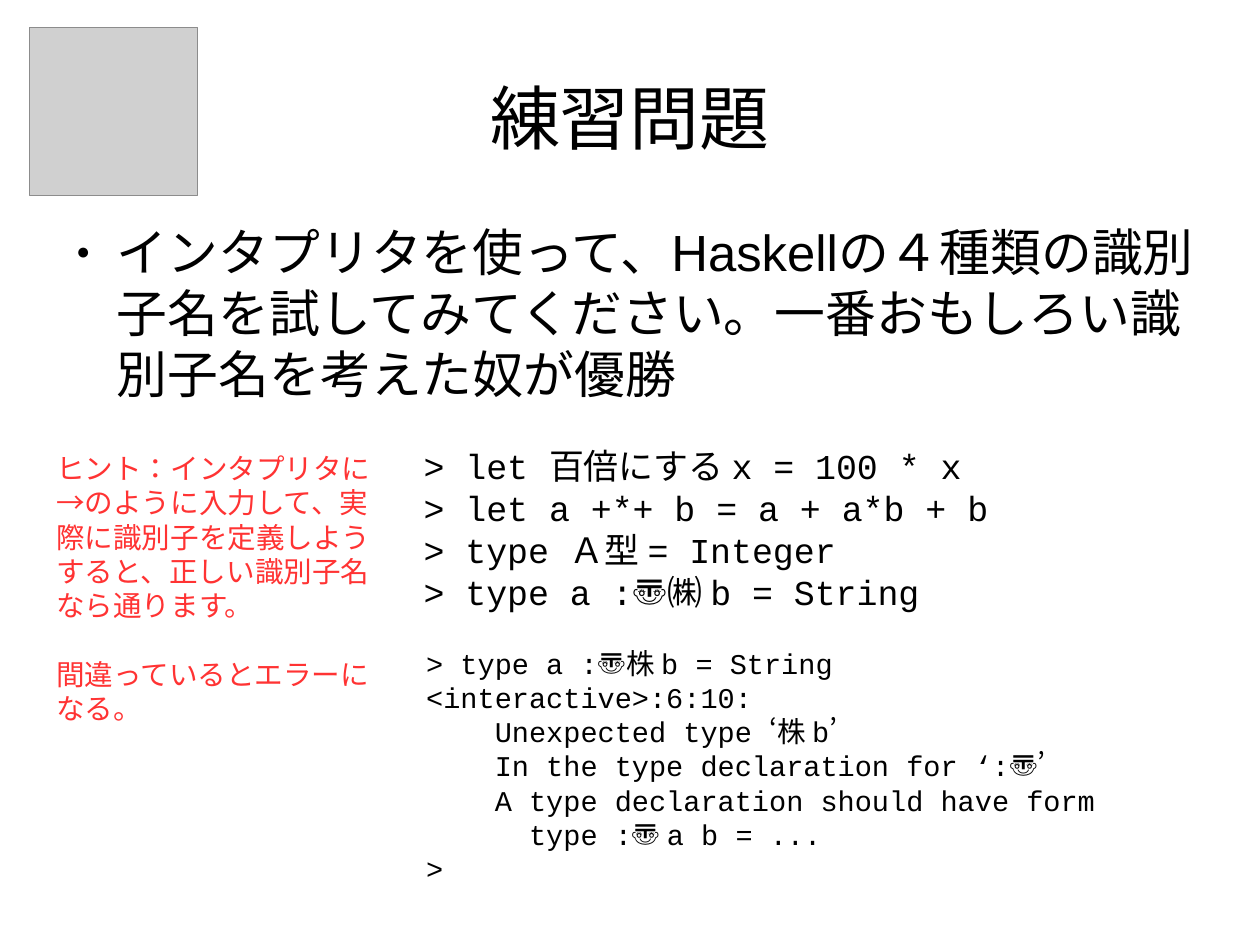
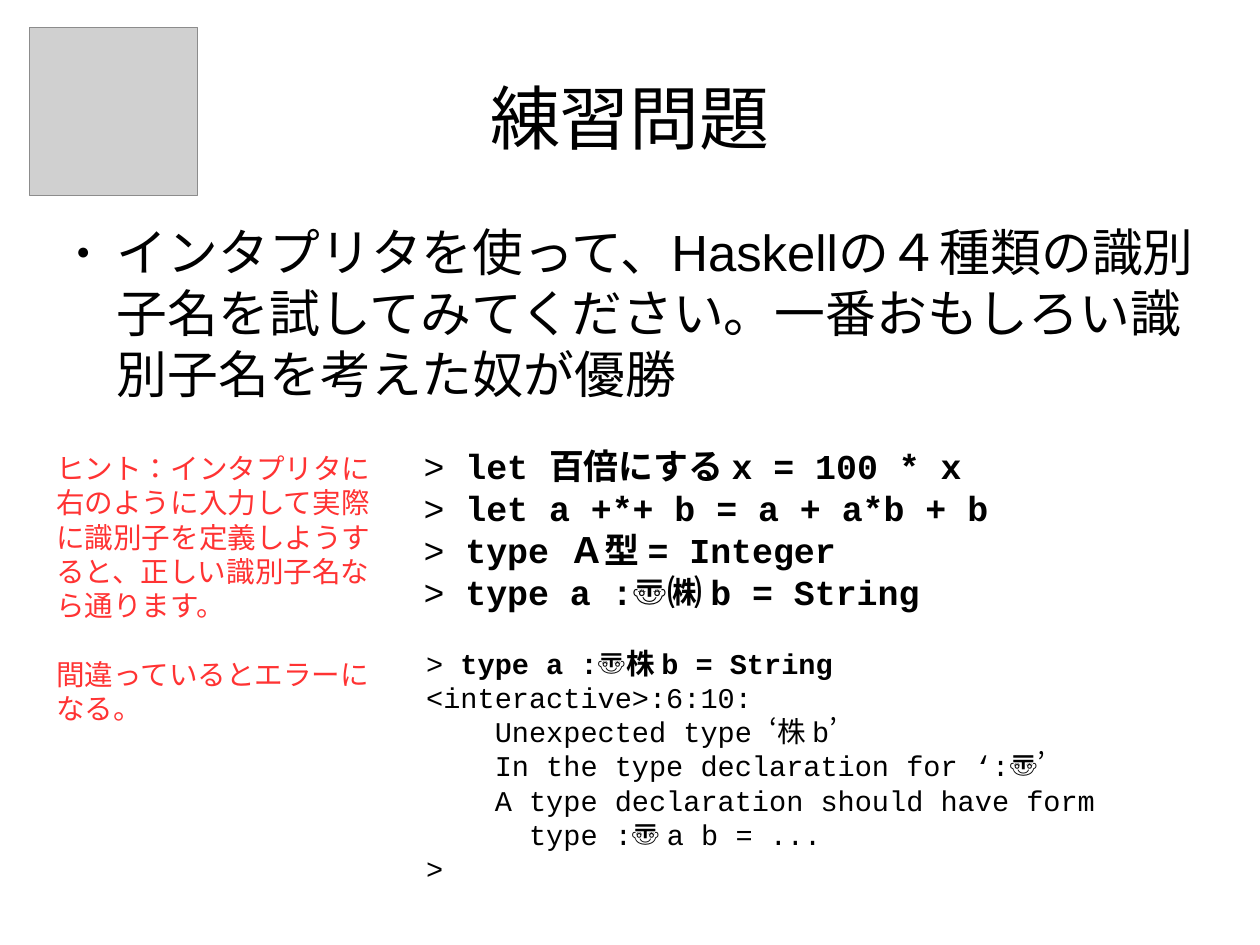
Before and after one commit to nushio3/learn-haskell, a slide deck: slide 32 of Tsukuba-2016.odp. Drawn at 1260x945 pixels with LibreOffice and Linux fonts; fonts in the diff are those of the drawing; grey boxes stand for pictures. Boxes give left, top, right and bottom in pixels: in the first picture for what was removed or moved away, otherwise in the second. Text is boxed around its words. In the diff, an @@ line names an element or a change of style, - is before the commit and + after.

```diff
--- a/Tsukuba-2016.odp
+++ b/Tsukuba-2016.odp
@@ text "> let 百倍にする x = ..." at bbox=[465, 449, 988, 613]: bold on @@
@@ text at bbox=[56, 455, 370, 618]: text changed @@
-ヒント：インタプリタに→のように入力して、実際に識別子を定義しようすると、正しい識別子名なら通ります。
+ヒント：インタプリタに右のように入力して実際に識別子を定義しようすると、正しい識別子名なら通ります。
@@ text at bbox=[460, 653, 833, 680]: bold on in "type a :〠株 b = String" @@
```
Also in this commit, not shown: 32 other slides changed, 9 slides added, 1 slide removed, 1 other file.
